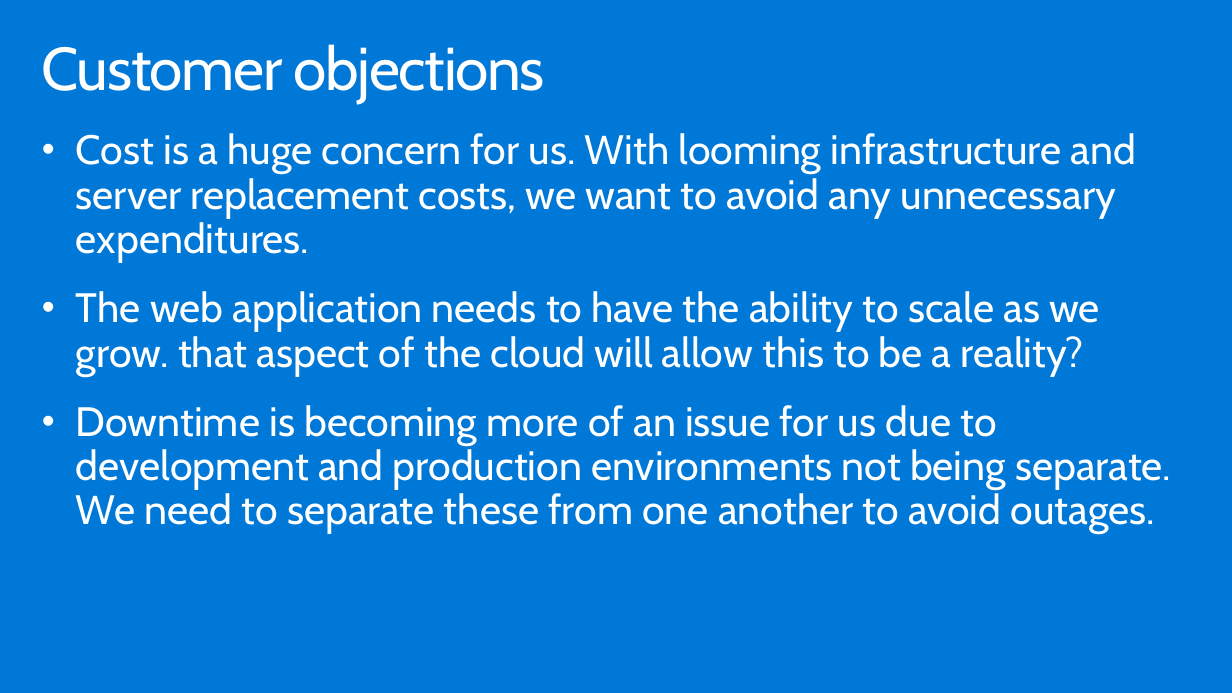
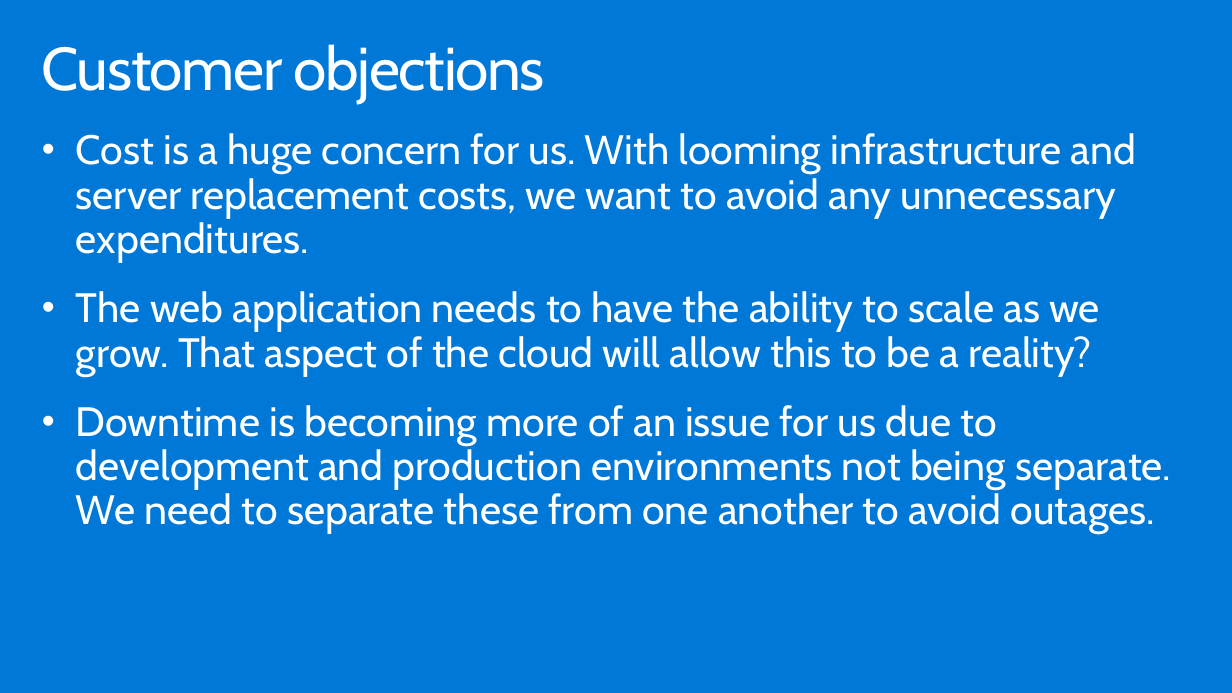
Before and after one commit to yungchou/contoso.insurance, a slide deck: slide 13 of Whiteboard design session/WDS trainer presentation - Building a resilient IaaS architecture.pptx. Drawn at 1232x693 pixels with LibreOffice and Linux fonts; fonts in the diff are those of the drawing. Boxes give left, top, right and bottom in pixels: in the first picture for what was removed or moved away, otherwise in the second. Text is boxed around its words. In the diff, an @@ line names an element or a change of style, - is before the commit and + after.

Commit message:
fixed slides 13 and 21

```diff
--- a/Whiteboard design session/WDS trainer presentation - Building a resilient IaaS architecture.pptx
+++ b/Whiteboard design session/WDS trainer presentation - Building a resilient IaaS architecture.pptx
@@ text at bbox=[76, 291, 1100, 376]: text changed @@
-• The web application needs to have the ability to scale as we grow. that aspect of the cloud will allow this to be a reality?
+• The web application needs to have the ability to scale as we grow. That aspect of the cloud will allow this to be a reality?
```
